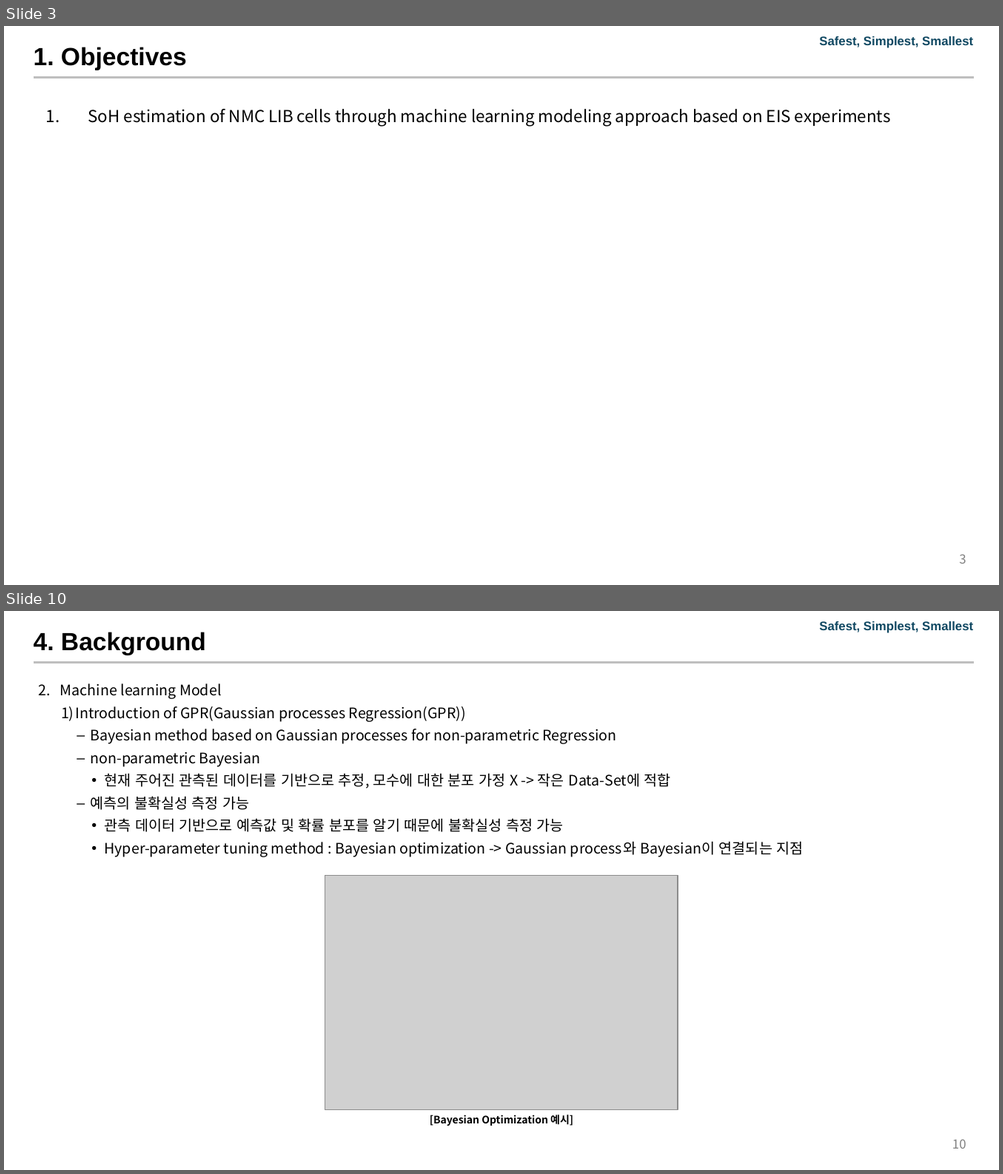
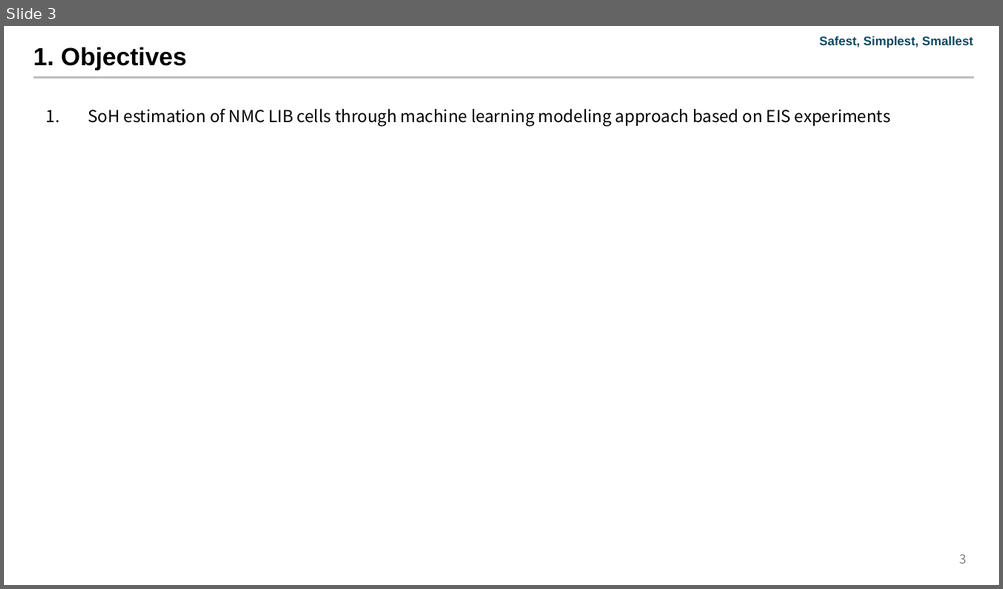
Before and after one commit to Jeong97/Practice_with_paper_data_sets, a slide deck: Accelerated SoH estimation of second life LIB via EIS and ML/Paper/Accelerated SoH estimation of second life LIB via EIS and ML-V00.01-241103.pptx. Shown one above the other, each under a label of ours: slides 3 and 10 before the commit, slide 3 after it; the slides between them are not shown. The pictures are 1003x1174 and 1003x589 pixels, drawn with LibreOffice and Linux fonts; fonts in the diff are those of the drawing; grey boxes stand for pictures; background and template pictures are left out. Boxes give left, top, right and bottom in pixels: in the first picture for what was removed or moved away, otherwise in the second. Text is boxed around its words. In the diff, an @@ line names an element or a change of style, - is before the commit and + after.

```diff
--- a/Accelerated SoH estimation of second life LIB via EIS and ML/Paper/Accelerated SoH estimation of second life LIB via EIS and ML-V00.01-241103.pptx
+++ b/Accelerated SoH estimation of second life LIB via EIS and ML/Paper/Accelerated SoH estimation of second life LIB via EIS and ML-V00.01-241103.pptx
@@ slide 10 removed at (4, 611, 999, 1170), background #FFFFFF; not listed: 2 template elements that a slide beside it also shows @@
@@ title removed at (34, 632, 206, 655) @@
-4. Background
@@ text removed at (60, 684, 803, 857) @@
-2. Machine learning Model
-  1) Introduction of GPR(Gaussian processes Regression(GPR))
-    – Bayesian method based on Gaussian processes for non-parametric Regression
-    – non-parametric Bayesian
-      • 현재 주어진 관측된 데이터를 기반으로 추정, 모수에 대한 분포 가정 X -> 작은 Data-Set에 적합
-    – 예측의 불확실성 측정 가능
-      • 관측 데이터 기반으로 예측값 및 확률 분포를 알기 때문에 불확실성 측정 가능
-      • Hyper-parameter tuning method : Bayesian optimization -> Gaussian process와 Bayesian이 연결되는 지점
@@ picture removed at (325, 875, 677, 1111) @@
@@ text removed at (430, 1115, 573, 1126) @@
-[Bayesian Optimization 예시]
@@ page number removed at (952, 1139, 966, 1149) @@
-10
```
Also in this commit, not shown: 2 slides changed, 20 other slides removed, 1 other file.
